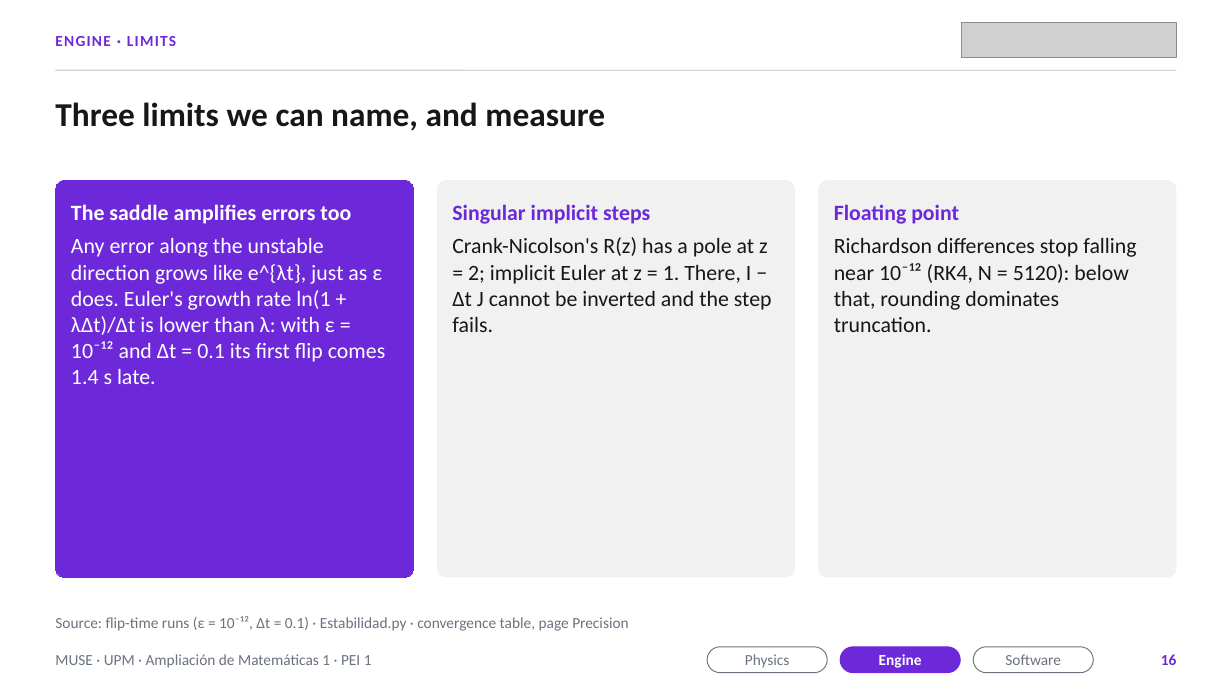
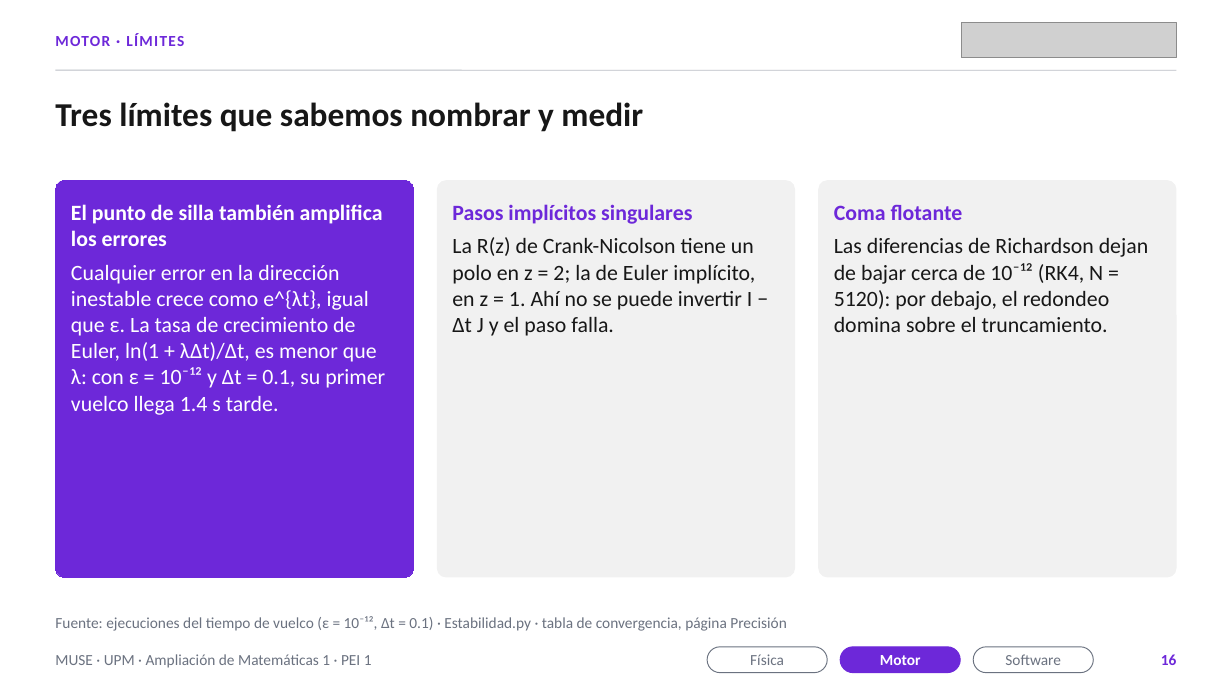
Before and after one commit to MP-19-creator/Grupo3-AmpliacionMatematicas, a slide deck: slide 16 of presentacion/PEI1_final.pptx. Drawn at 1232x693 pixels with LibreOffice and Linux fonts; fonts in the diff are those of the drawing; grey boxes stand for pictures. Boxes give left, top, right and bottom in pixels: in the first picture for what was removed or moved away, otherwise in the second. Text is boxed around its words. In the diff, an @@ line names an element or a change of style, - is before the commit and + after.

```diff
--- a/presentacion/PEI1_final.pptx
+++ b/presentacion/PEI1_final.pptx
@@ text at <box>55,33,184,46</box>: text changed @@
-ENGINE · LIMITS
+MOTOR · LÍMITES
@@ text at <box>55,102,643,132</box>: text changed @@
-Three limits we can name, and measure
+Tres límites que sabemos nombrar y medir
@@ text in rounded rectangle at <box>71,204,385,415</box>: text changed @@
-The saddle amplifies errors too
-Any error along the unstable direction grows like e^{λt}, just as ε does. Euler's growth rate ln(1 + λΔt)/Δt is lower than λ: with ε = 10⁻¹² and Δt = 0.1 its first flip comes 1.4 s late.
+El punto de silla también amplifica los errores
+Cualquier error en la dirección inestable crece como e^{λt}, igual que ε. La tasa de crecimiento de Euler, ln(1 + λΔt)/Δt, es menor que λ: con ε = 10⁻¹² y Δt = 0.1, su primer vuelco llega 1.4 s tarde.
@@ text in rounded rectangle at <box>452,204,755,336</box>: text changed @@
-Singular implicit steps
-Crank-Nicolson's R(z) has a pole at z = 2; implicit Euler at z = 1. There, I − Δt J cannot be inverted and the step fails.
+Pasos implícitos singulares
+La R(z) de Crank-Nicolson tiene un polo en z = 2; la de Euler implícito, en z = 1. Ahí no se puede invertir I − Δt J y el paso falla.
@@ text in rounded rectangle at <box>834,204,1148,332</box>: text changed @@
-Floating point
-Richardson differences stop falling near 10⁻¹² (RK4, N = 5120): below that, rounding dominates truncation.
+Coma flotante
+Las diferencias de Richardson dejan de bajar cerca de 10⁻¹² (RK4, N = 5120): por debajo, el redondeo domina sobre el truncamiento.
@@ text at <box>55,616,786,631</box>: text changed @@
-Source: flip-time runs (ε = 10⁻¹², Δt = 0.1) · Estabilidad.py · convergence table, page Precision
+Fuente: ejecuciones del tiempo de vuelco (ε = 10⁻¹², Δt = 0.1) · Estabilidad.py · tabla de convergencia, página Precisión
@@ text in rounded rectangle at <box>750,654,784,665</box>: text changed @@
-Physics
+Física
@@ text in rounded rectangle at <box>880,655,921,665</box>: text changed @@
-Engine
+Motor
```
Also in this commit, not shown: 30 other slides changed, 10 other files.
